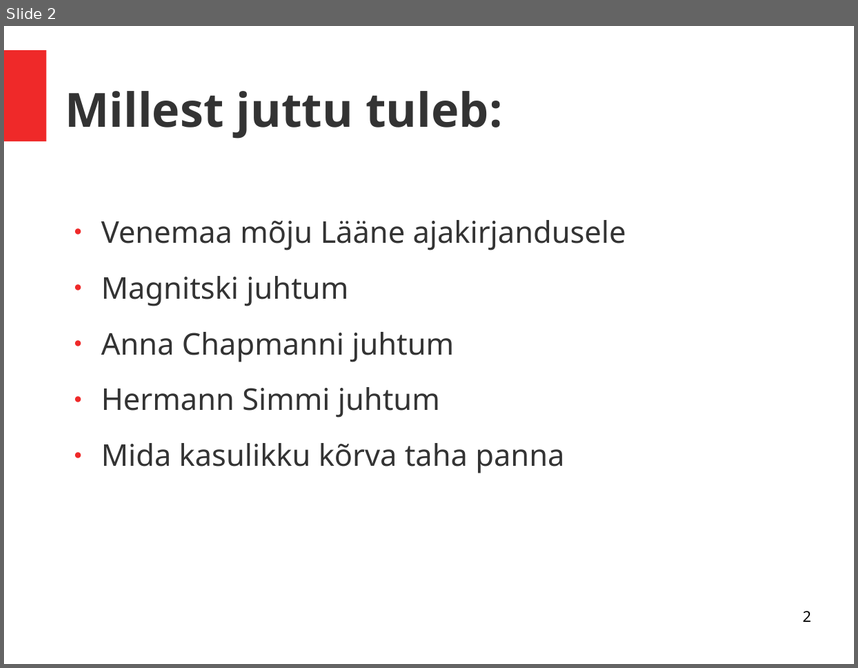
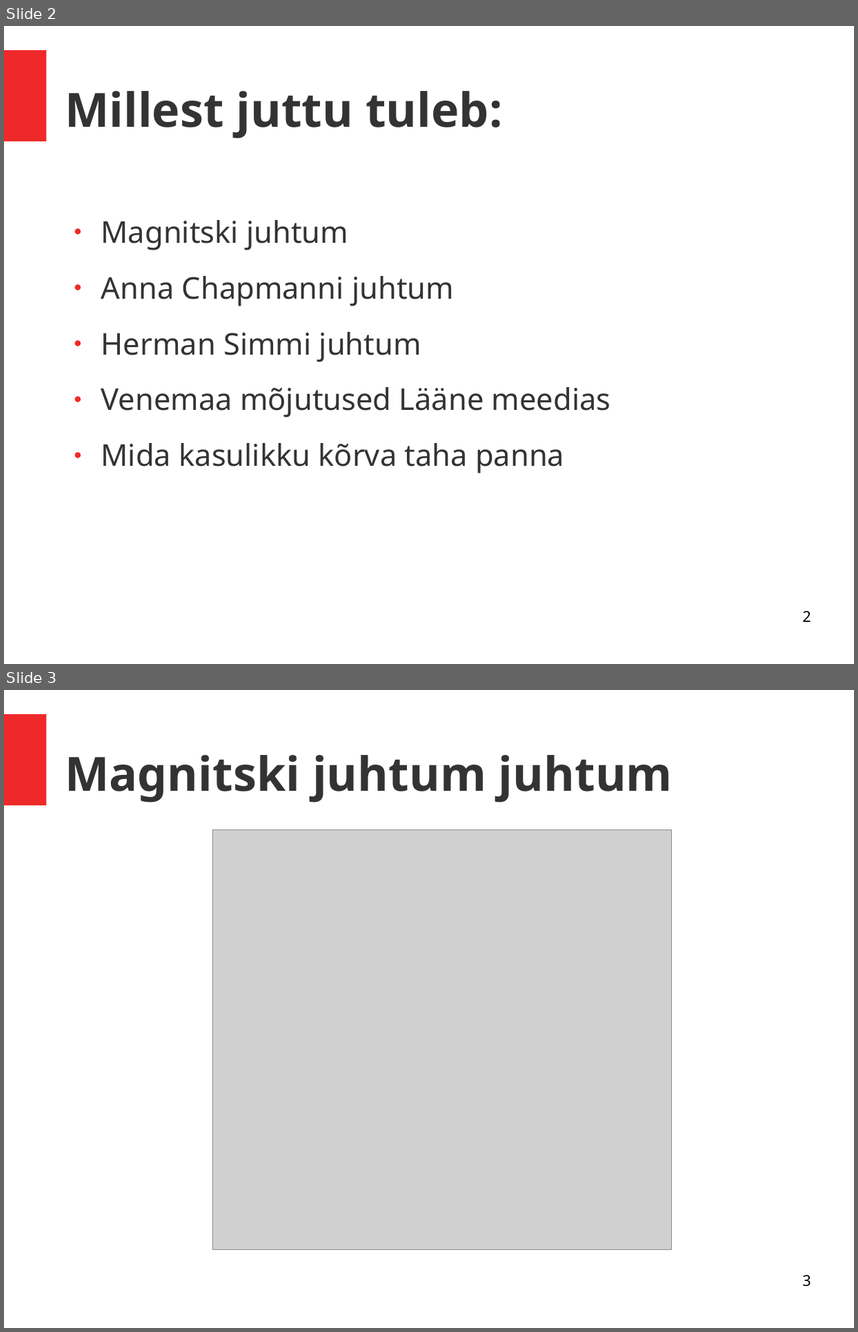
Before and after one commit to kaabugavehkija/kaabugavehkija.github.io, a slide deck: Ettekanne/Ettekanne_mustasaar.ppt. Shown one above the other, each under a label of ours: slide 2 before the commit, slides 2 and 3 after it. The pictures are 858x668 and 858x1332 pixels, drawn with LibreOffice and Linux fonts; fonts in the diff are those of the drawing; grey boxes stand for pictures. Boxes give left, top, right and bottom in pixels: in the first picture for what was removed or moved away, otherwise in the second. Text is boxed around its words. In the diff, an @@ line names an element or a change of style, - is before the commit and + after.

```diff
--- a/Ettekanne/Ettekanne_mustasaar.ppt
+++ b/Ettekanne/Ettekanne_mustasaar.ppt
@@ slide 3 added at box(4, 690, 854, 1328), background #FFFFFF; not listed: 1 template element that a slide beside it also shows @@
@@ title added at box(65, 755, 673, 802), 44 pt, text #333333, bold @@
+Magnitski juhtum juhtum
@@ picture added at box(213, 829, 672, 1250) @@
@@ page number added at box(802, 1274, 811, 1286), 14 pt, text #000000 @@
+3
@@ slide 2 changed as well @@
@@ text at box(101, 220, 626, 250): paragraph removed @@
-● Venemaa mõju Lääne ajakirjandusele
@@ text at box(101, 332, 611, 417): text changed @@
-● Hermann Simmi juhtum
+● Herman Simmi juhtum
+● Venemaa mõjutused Lääne meedias
```
Also in this commit, not shown: 3 other slides added, 4 other files.
